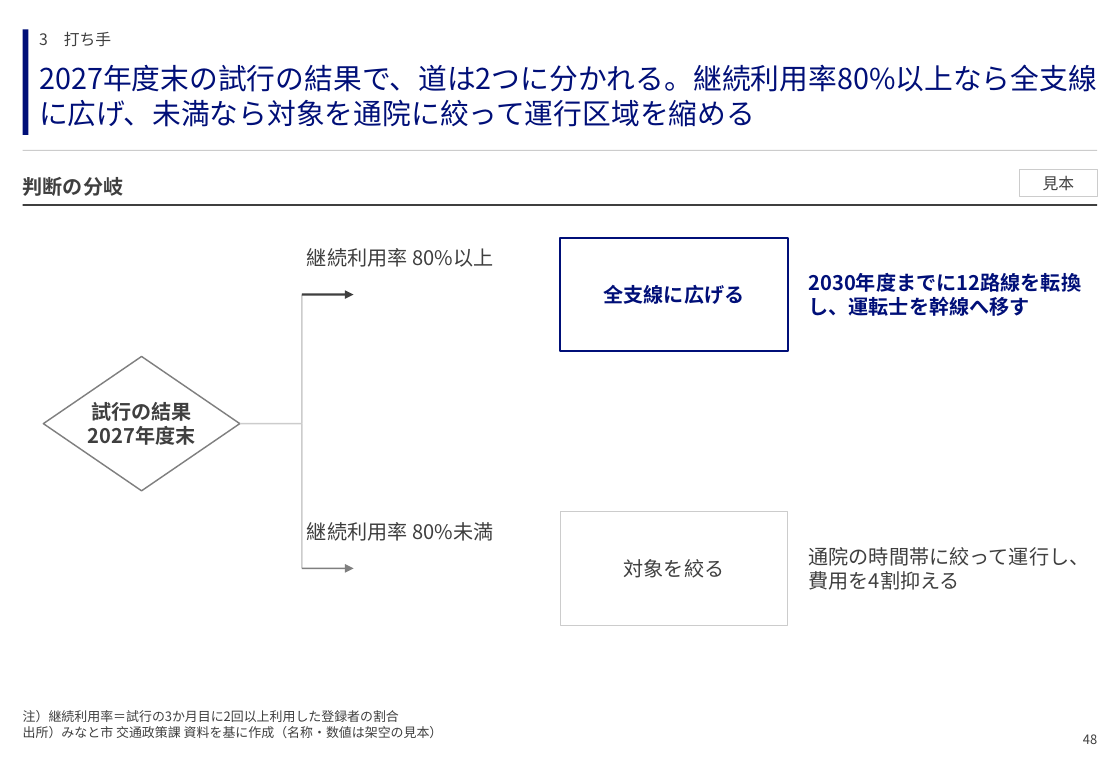
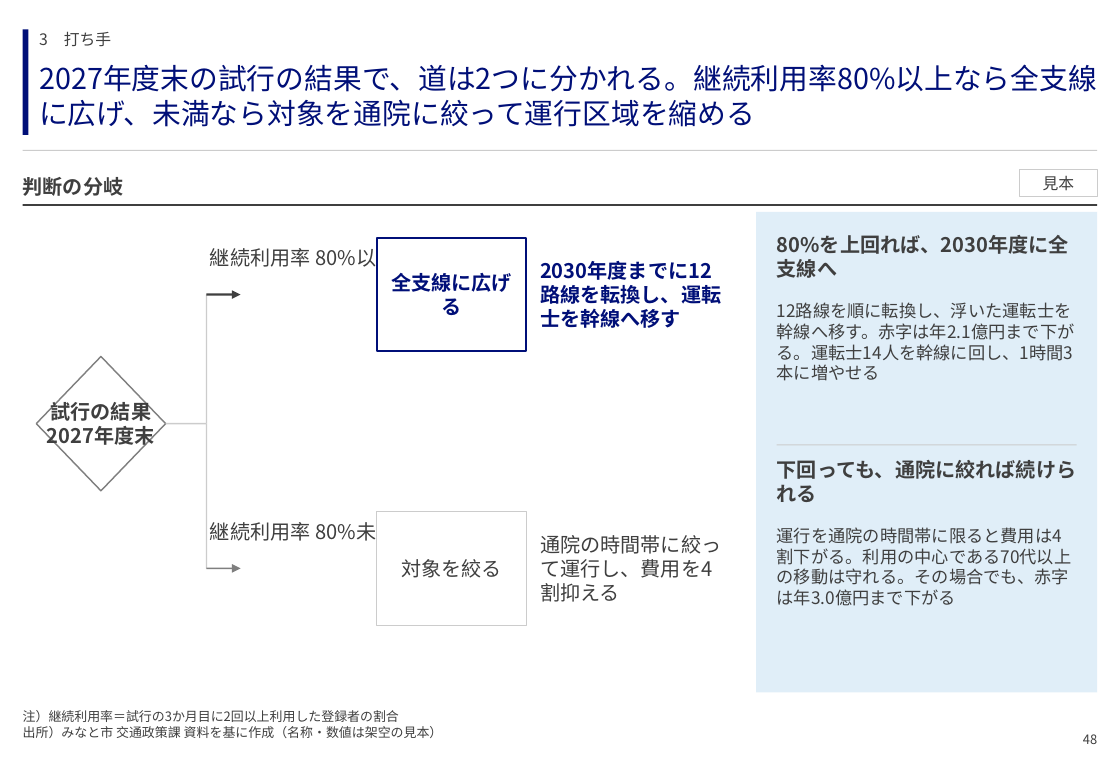
Before and after one commit to GontaHH/slide_builder, a slide deck: slide 48 of patterns/pattern-deck.pptx. Drawn at 1120x775 pixels with LibreOffice and Linux fonts; fonts in the diff are those of the drawing. Boxes give left, top, right and bottom in pixels: in the first picture for what was removed or moved away, otherwise in the second. Text is boxed around its words. In the diff, an @@ line names an element or a change of style, - is before the commit and + after.

```diff
--- a/patterns/pattern-deck.pptx
+++ b/patterns/pattern-deck.pptx
@@ rectangle: place and size @@
-rectangle at (561,238,788,352)
+rectangle at (376,238,526,352)
@@ text "全支線に広げる" rewrapped from (603,285,744,304) to (391,273,512,315) @@
@@ text "2030年度までに12路線を転換し、運転士を幹線へ移す" rewrapped from (808,297,1030,316) to (540,285,721,328) @@
@@ rectangle added at (756,212,1097,693), fill #E0EEF8 @@
@@ text added at (777,235,1069,254), 14 pt, text #3F3F3F, bold @@
+80%を上回れば、2030年度に全支線へ
@@ arrow moved from (302, 295) - (354, 295) to (207, 295) - (241, 295) @@
@@ text added at (777,302,1075,361), 12 pt, text #3F3F3F @@
+12路線を順に転換し、浮いた運転士を幹線へ移す。赤字は年2.1億円まで下がる。運転士14人を幹線に回し、1時間3本に増やせる
@@ text "試行の結果" rewrapped from (88,402,196,445) to (47,398,155,449) @@
@@ diamond: place and size @@
-diamond at (43,357,240,491)
+diamond at (36,357,165,491)
@@ line moved from (240, 424) - (302, 424) to (165, 424) - (207, 424) @@
@@ 2 texts, 2 lines: place and size @@
-2 texts, 2 lines at (302,248,493,569)
+2 texts, 2 lines at (207,245,396,569)
@@ line added from (777, 445) to (1077, 445), #CCCCCC 0.75 pt @@
@@ text added at (777,460,1076,502), 14 pt, text #3F3F3F, bold @@
+下回っても、通院に絞れば続けられる
@@ rectangle: place and size @@
-rectangle at (561,512,788,626)
+rectangle at (376,512,526,626)
@@ text "対象を絞る": place and size @@
-text "対象を絞る" at (624,559,725,578)
+text "対象を絞る" at (401,559,502,578)
@@ text "通院の時間帯に絞って運行し、費用を4割抑える" rewrapped from (808,547,1089,590) to (540,535,721,578) @@
@@ text added at (777,527,1072,606), 12 pt, text #3F3F3F @@
+運行を通院の時間帯に限ると費用は4割下がる。利用の中心である70代以上の移動は守れる。その場合でも、赤字は年3.0億円まで下がる
@@ arrow moved from (302, 569) - (354, 569) to (207, 569) - (241, 569) @@
```
Also in this commit, not shown: 40 other slides changed, 11 other files.
